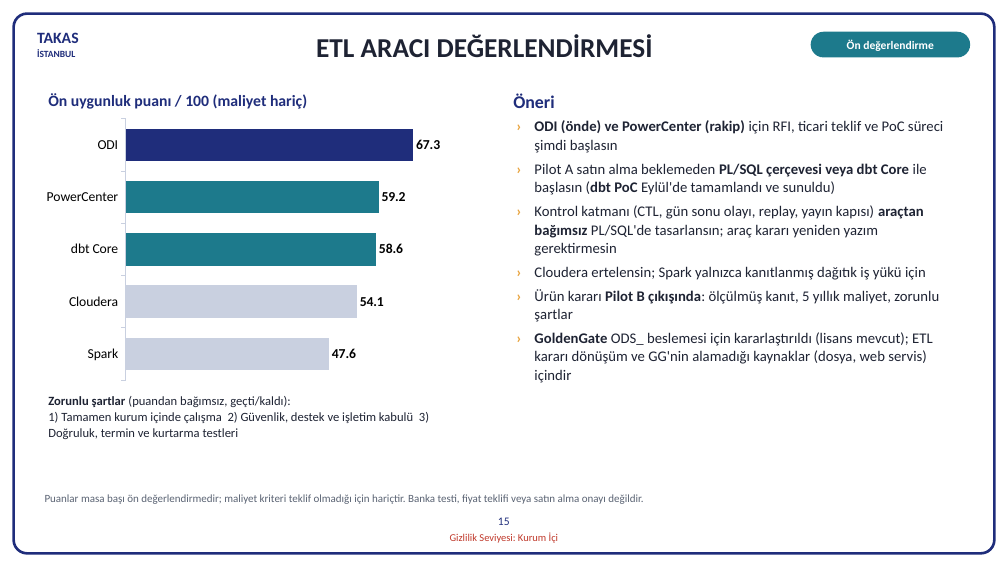
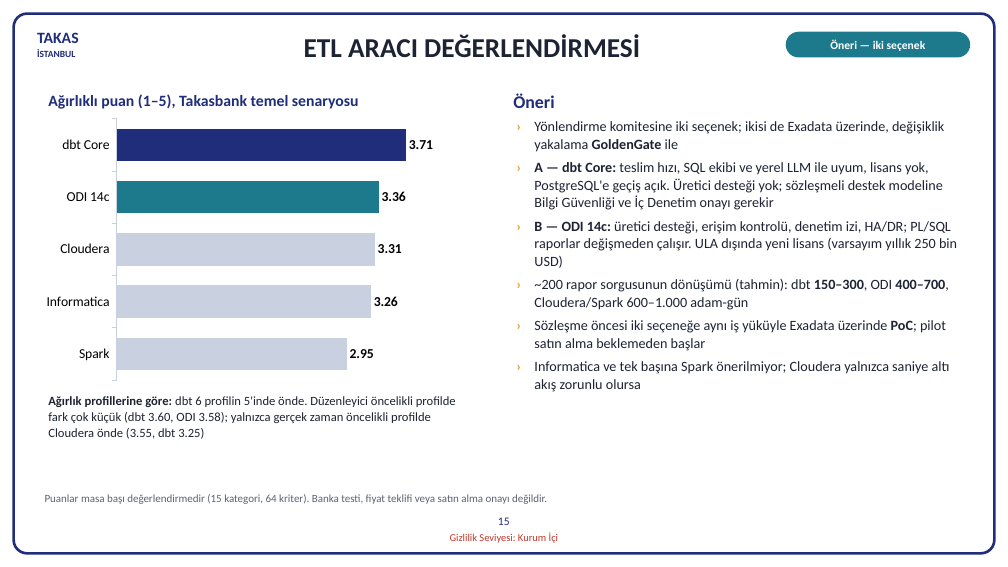
Before and after one commit to hanifidemirel0/Cursor-Projects, a slide deck: slide 15 of outputs/dwh-sunum-kasim-2026/5 - DWHSunum_Kasim2026.pptx. Drawn at 1008x567 pixels with LibreOffice and Linux fonts; fonts in the diff are those of the drawing. Boxes give left, top, right and bottom in pixels: in the first picture for what was removed or moved away, otherwise in the second. Text is boxed around its words. In the diff, an @@ line names an element or a change of style, - is before the commit and + after.

```diff
--- a/outputs/dwh-sunum-kasim-2026/5 - DWHSunum_Kasim2026.pptx
+++ b/outputs/dwh-sunum-kasim-2026/5 - DWHSunum_Kasim2026.pptx
@@ text "ETL ARACI DEĞERLENDİRMESİ": place and size @@
-text "ETL ARACI DEĞERLENDİRMESİ" at [316, 35, 653, 57]
+text "ETL ARACI DEĞERLENDİRMESİ" at [304, 35, 640, 57]
@@ rounded rectangle "Öneri — iki seçenek": place and size @@
-rounded rectangle "Öneri — iki seçenek" at [811, 32, 970, 57]
+rounded rectangle "Öneri — iki seçenek" at [786, 32, 970, 57]
@@ text in rounded rectangle at [830, 39, 926, 51]: text changed @@
-Ön değerlendirme
+Öneri — iki seçenek
@@ bar chart at [38, 113, 476, 386] @@
-categories: Spark, Cloudera, dbt Core, PowerCenter, ODI
+categories: Spark, Informatica, Cloudera, ODI 14c, dbt Core
-Series 1: 47.6, 54.1, 58.6, 59.2, 67.3
+Series 1: 2.95, 3.26, 3.31, 3.36, 3.71
@@ data labels of Series 1 changed @@
@@ colours of single points changed @@
@@ value axis changed @@
@@ text at [48, 94, 359, 109]: text changed @@
-Ön uygunluk puanı / 100 (maliyet hariç)
+Ağırlıklı puan (1–5), Takasbank temel senaryosu
@@ text at [534, 162, 957, 392]: text changed; size 14 to 13.5 pt @@
-› ODI (önde) ve PowerCenter (rakip) için RFI, ticari teklif ve PoC süreci şimdi başlasın
-› Pilot A satın alma beklemeden PL/SQL çerçevesi veya dbt Core ile başlasın (dbt PoC Eylül'de tamamlandı ve sunuldu)
-› Kontrol katmanı (CTL, gün sonu olayı, replay, yayın kapısı) araçtan bağımsız PL/SQL'de tasarlansın; araç kararı yeniden yazım gerektirmesin
-› Cloudera ertelensin; Spark yalnızca kanıtlanmış dağıtık iş yükü için
-› Ürün kararı Pilot B çıkışında: ölçülmüş kanıt, 5 yıllık maliyet, zorunlu şartlar
-› GoldenGate ODS_ beslemesi için kararlaştırıldı (lisans mevcut); ETL kararı dönüşüm ve GG'nin alamadığı kaynaklar (dosya, web servis) içindir
+› Yönlendirme komitesine iki seçenek; ikisi de Exadata üzerinde, değişiklik yakalama GoldenGate ile
+› A — dbt Core: teslim hızı, SQL ekibi ve yerel LLM ile uyum, lisans yok, PostgreSQL'e geçiş açık. Üretici desteği yok; sözleşmeli destek modeline Bilgi Güvenliği ve İç Denetim onayı gerekir
+› B — ODI 14c: üretici desteği, erişim kontrolü, denetim izi, HA/DR; PL/SQL raporlar değişmeden çalışır. ULA dışında yeni lisans (varsayım yıllık 250 bin USD)
+› ~200 rapor sorgusunun dönüşümü (tahmin): dbt 150–300, ODI 400–700, Cloudera/Spark 600–1.000 adam-gün
+› Sözleşme öncesi iki seçeneğe aynı iş yüküyle Exadata üzerinde PoC; pilot satın alma beklemeden başlar
+› Informatica ve tek başına Spark önerilmiyor; Cloudera yalnızca saniye altı akış zorunlu olursa
@@ text at [48, 396, 456, 439]: text changed @@
-Zorunlu şartlar (puandan bağımsız, geçti/kaldı):
-1) Tamamen kurum içinde çalışma 2) Güvenlik, destek ve işletim kabulü 3) Doğruluk, termin ve kurtarma testleri
+Ağırlık profillerine göre: dbt 6 profilin 5'inde önde. Düzenleyici öncelikli profilde fark çok küçük (dbt 3.60, ODI 3.58); yalnızca gerçek zaman öncelikli profilde Cloudera önde (3.55, dbt 3.25)
@@ text at [45, 494, 547, 504]: text changed @@
-Puanlar masa başı ön değerlendirmedir; maliyet kriteri teklif olmadığı için hariçtir. Banka testi, fiyat teklifi veya satın alma onayı değildir.
+Puanlar masa başı değerlendirmedir (15 kategori, 64 kriter). Banka testi, fiyat teklifi veya satın alma onayı değildir.
```
Also in this commit, not shown: 2 other slides changed, 9 other files.
